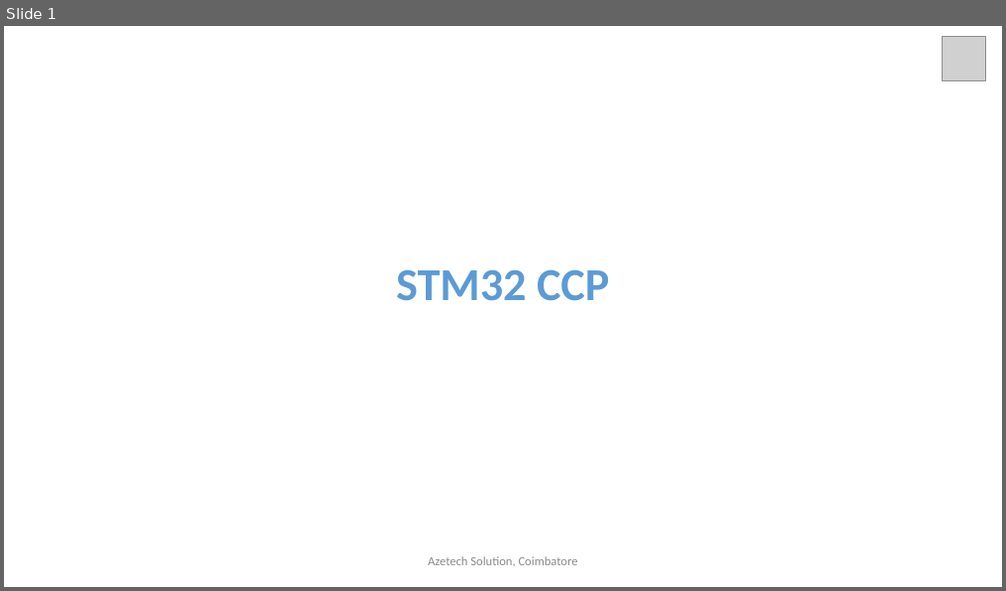
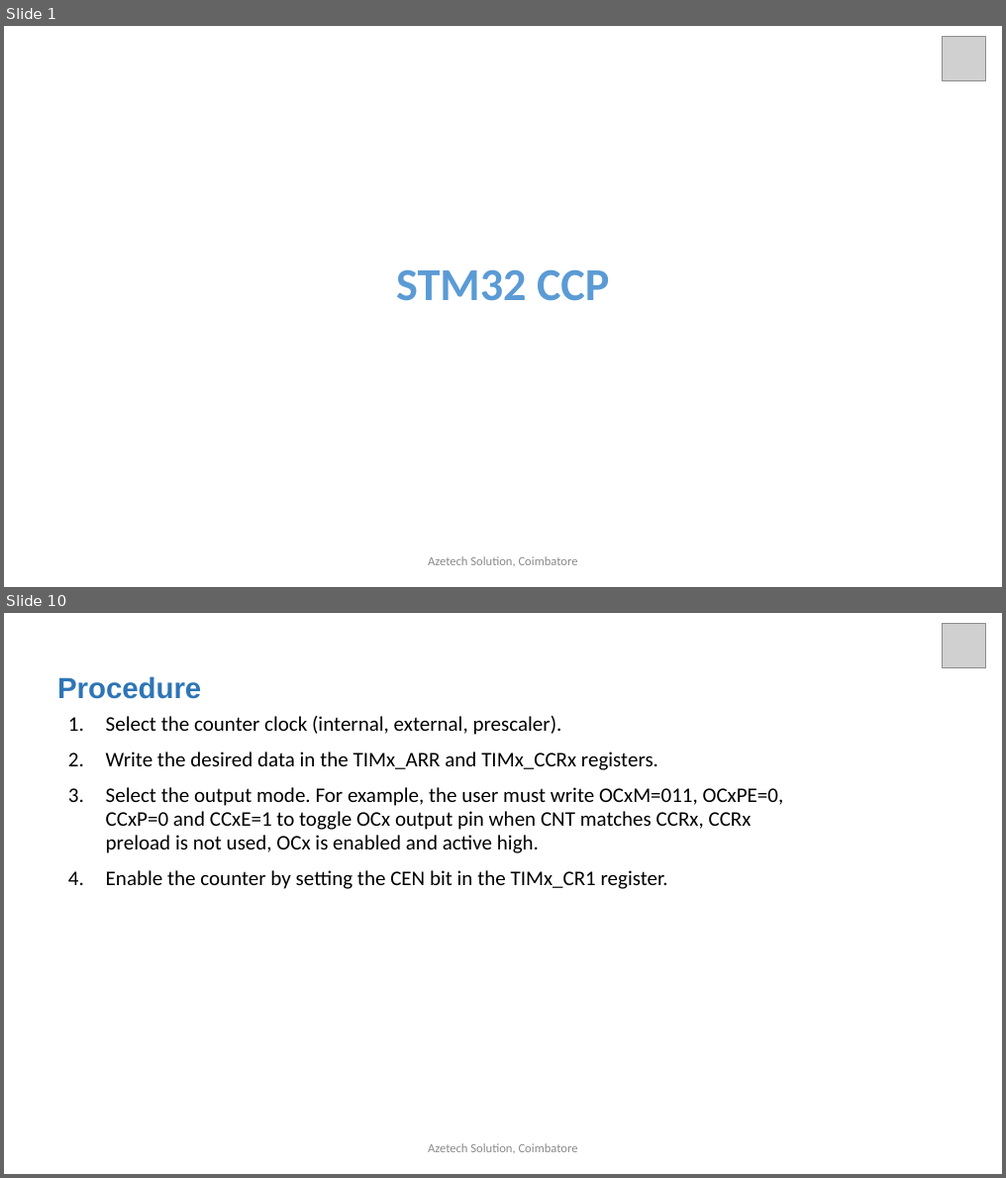
Before and after one commit to arulnelson/AZETECH-CLASS-NOTES, a slide deck: STM32_DOCS/STM32_CCP.pptx. Shown one above the other, each under a label of ours: slide 1 before the commit, slides 1 and 10 after it; the slides between them are not shown. The pictures are 1006x591 and 1006x1178 pixels, drawn with LibreOffice and Linux fonts; fonts in the diff are those of the drawing; grey boxes stand for pictures. Boxes give left, top, right and bottom in pixels: in the first picture for what was removed or moved away, otherwise in the second. Text is boxed around its words. In the diff, an @@ line names an element or a change of style, - is before the commit and + after.

```diff
--- a/STM32_DOCS/STM32_CCP.pptx
+++ b/STM32_DOCS/STM32_CCP.pptx
@@ slide 10 added at <box>4,613,1002,1174</box>, background #FFFFFF @@
@@ picture added at <box>943,624,986,667</box> @@
@@ text added at <box>57,676,201,699</box>, 28 pt, text #2E75B6, bold @@
+Procedure
@@ text added at <box>106,716,784,889</box>, 20 pt, text #000000 @@
+1. Select the counter clock (internal, external, prescaler).
+2. Write the desired data in the TIMx_ARR and TIMx_CCRx registers.
+3. Select the output mode. For example, the user must write OCxM=011, OCxPE=0,
+   CCxP=0 and CCxE=1 to toggle OCx output pin when CNT matches CCRx, CCRx
+   preload is not used, OCx is enabled and active high.
+4. Enable the counter by setting the CEN bit in the TIMx_CR1 register.
@@ text added at <box>428,1144,578,1154</box>, 12 pt, text #8C8C8C @@
+Azetech Solution, Coimbatore
```
Also in this commit, not shown: 2 slides changed, 17 other slides added, 7 slides removed.
